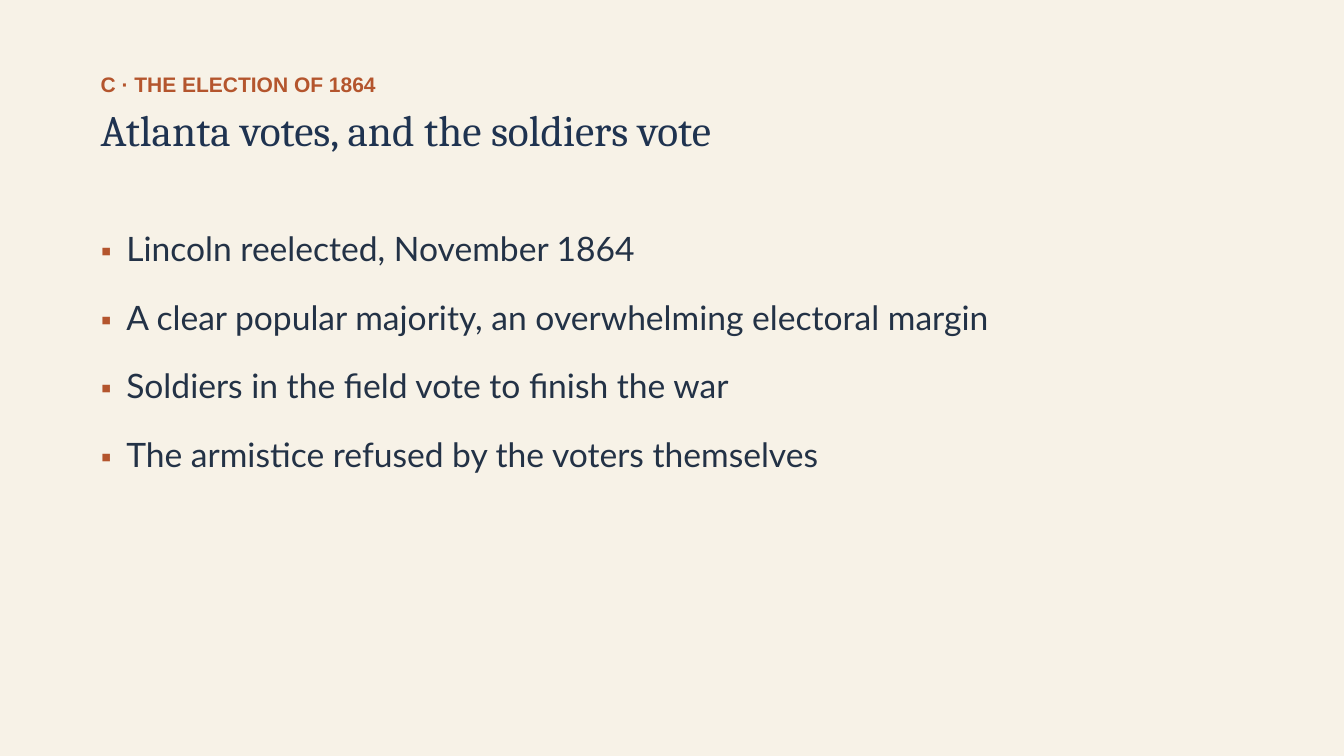
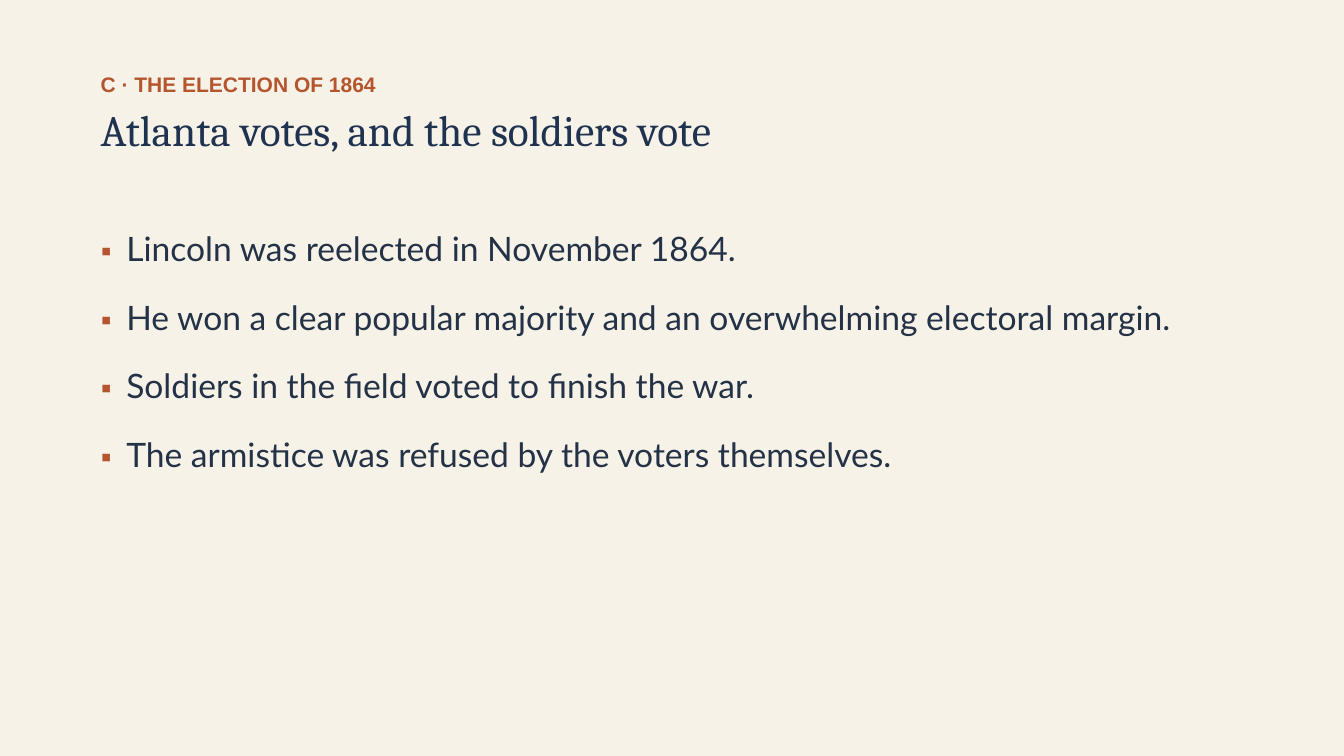
Before and after one commit to ab17gthb/humanities-curriculum-group, a slide deck: slide 12 of sectional-crisis/lesson-08/lesson-08-slides.pptx. Drawn at 1344x756 pixels with LibreOffice and Linux fonts; fonts in the diff are those of the drawing. Boxes give left, top, right and bottom in pixels: in the first picture for what was removed or moved away, otherwise in the second. Text is boxed around its words. In the diff, an @@ line names an element or a change of style, - is before the commit and + after.

```diff
--- a/sectional-crisis/lesson-08/lesson-08-slides.pptx
+++ b/sectional-crisis/lesson-08/lesson-08-slides.pptx
@@ text at (126,236,1170,473): text changed @@
-▪ Lincoln reelected, November 1864
-▪ A clear popular majority, an overwhelming electoral margin
-▪ Soldiers in the field vote to finish the war
-▪ The armistice refused by the voters themselves
+▪ Lincoln was reelected in November 1864.
+▪ He won a clear popular majority and an overwhelming electoral margin.
+▪ Soldiers in the field voted to finish the war.
+▪ The armistice was refused by the voters themselves.
```
Also in this commit, not shown: 11 other slides changed, 6 other files.
